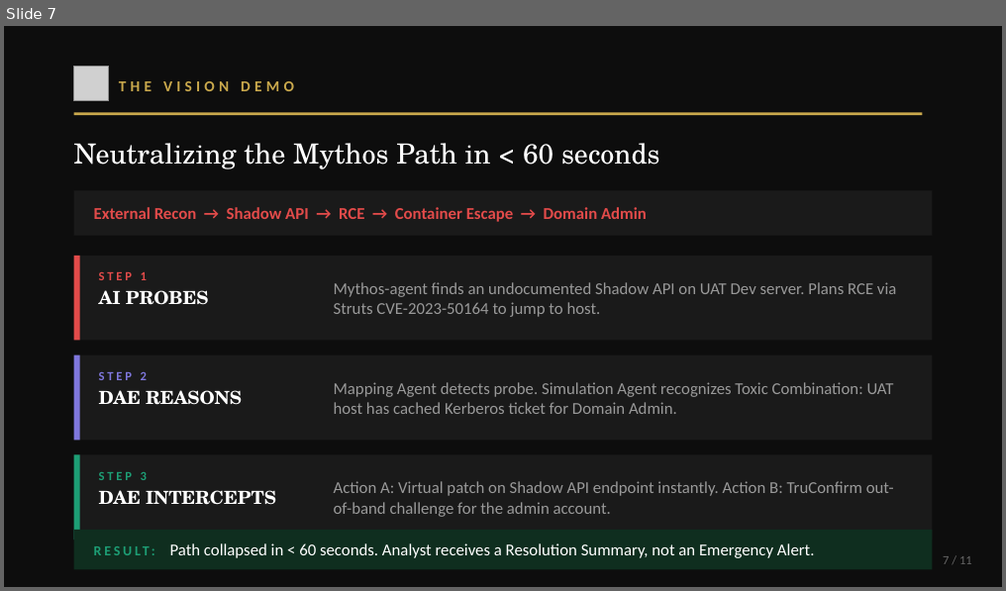
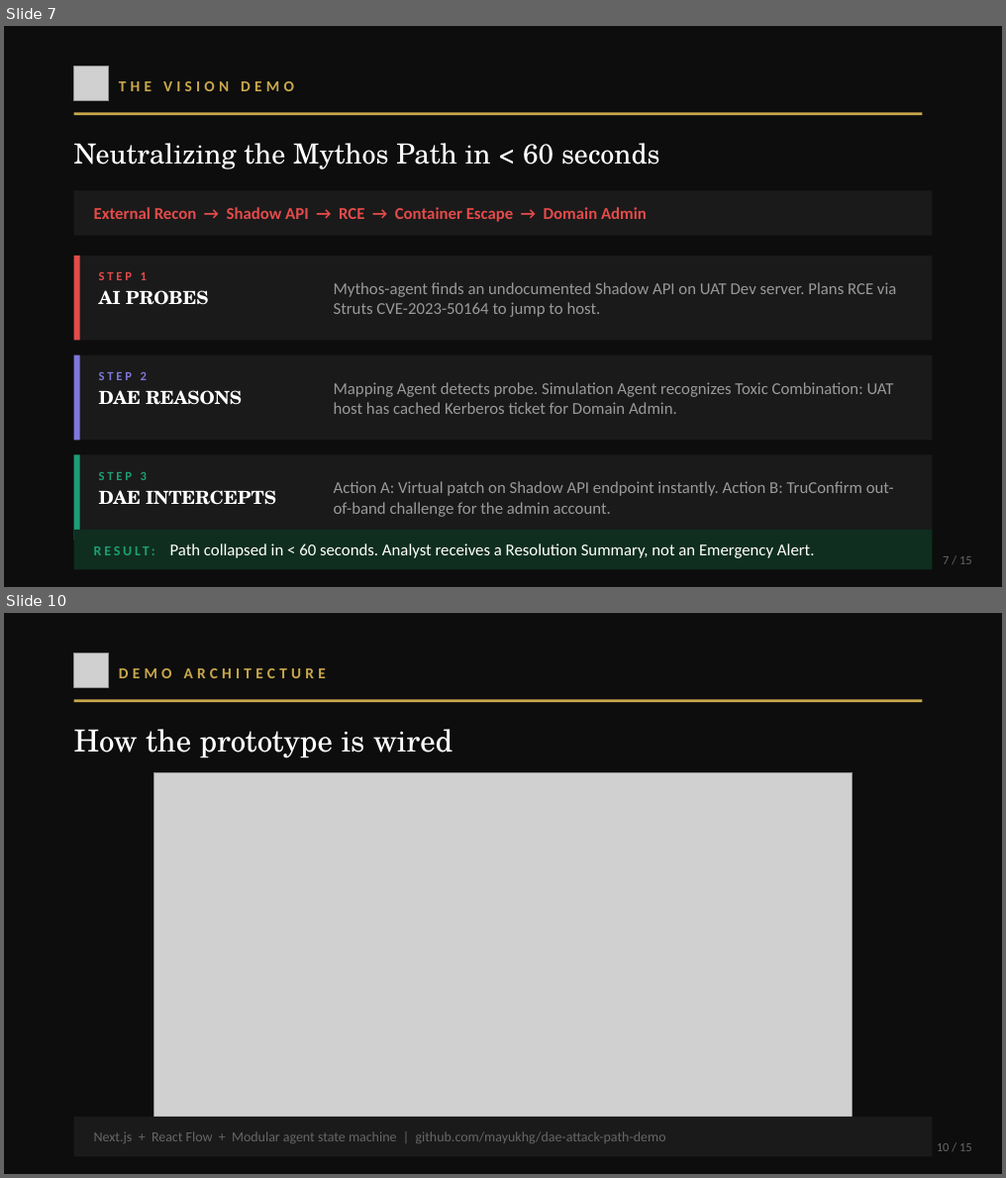
Before and after one commit to mayukhg/dae-attack-path-demo, a slide deck: Project_Aegis_DAE.pptx. Shown one above the other, each under a label of ours: slide 7 before the commit, slides 7 and 10 after it; the slides between them are not shown. The pictures are 1006x591 and 1006x1178 pixels, drawn with LibreOffice and Linux fonts; fonts in the diff are those of the drawing; grey boxes stand for pictures. Boxes give left, top, right and bottom in pixels: in the first picture for what was removed or moved away, otherwise in the second. Text is boxed around its words. In the diff, an @@ line names an element or a change of style, - is before the commit and + after.

```diff
--- a/Project_Aegis_DAE.pptx
+++ b/Project_Aegis_DAE.pptx
@@ slide 10 added at [4,613,1002,1174], background #0D0D0D @@
@@ picture added at [74,653,109,688] @@
@@ text added at [119,668,326,678], 11 pt, text #C9A84C, bold @@
+DEMO ARCHITECTURE
@@ line added from (74, 701) to (922, 701), #C9A84C 2 pt @@
@@ text added at [74,729,452,759], 22 pt, text #FFFFFF @@
+How the prototype is wired
@@ picture added at [153,772,852,1142] @@
@@ rectangle added at [74,1117,932,1157], fill #1A1A1A @@
@@ text added at [94,1132,666,1144], 10 pt, text #666666 @@
+Next.js + React Flow + Modular agent state machine | github.com/mayukhg/dae-attack-path-demo
@@ text added at [937,1144,972,1152], 9 pt, text #666666 @@
+10 / 15
@@ slide 7 changed as well @@
@@ text at [943,557,972,565]: text changed @@
-7 / 11
+7 / 15
```
Also in this commit, not shown: 10 other slides changed, 3 other slides added.
